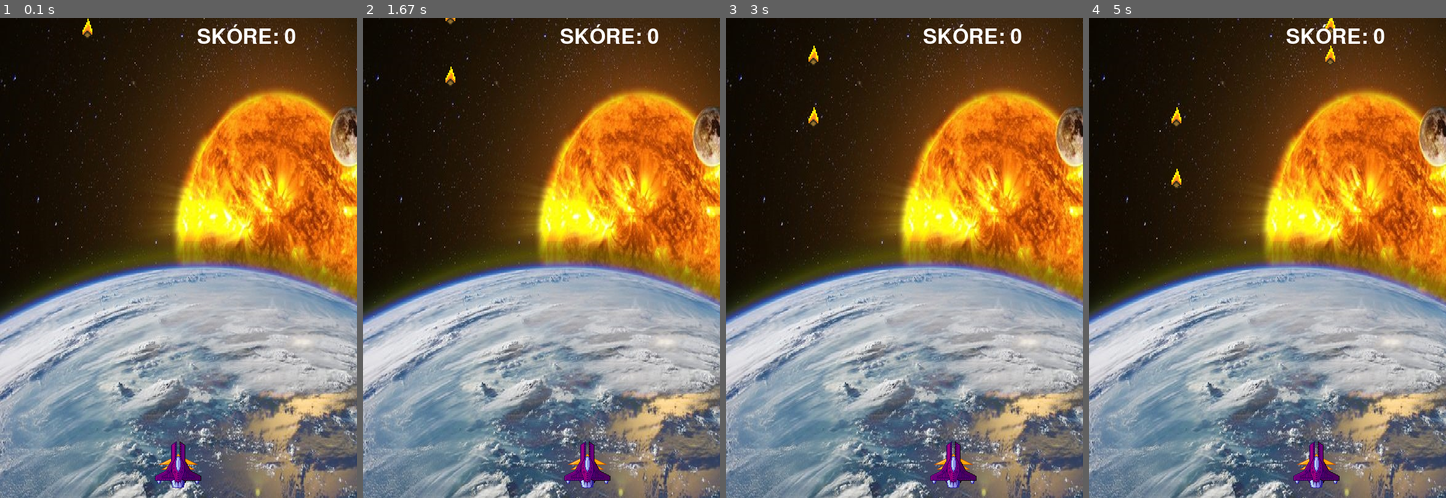
Above: before the commit, frames 1-4 (left to right).
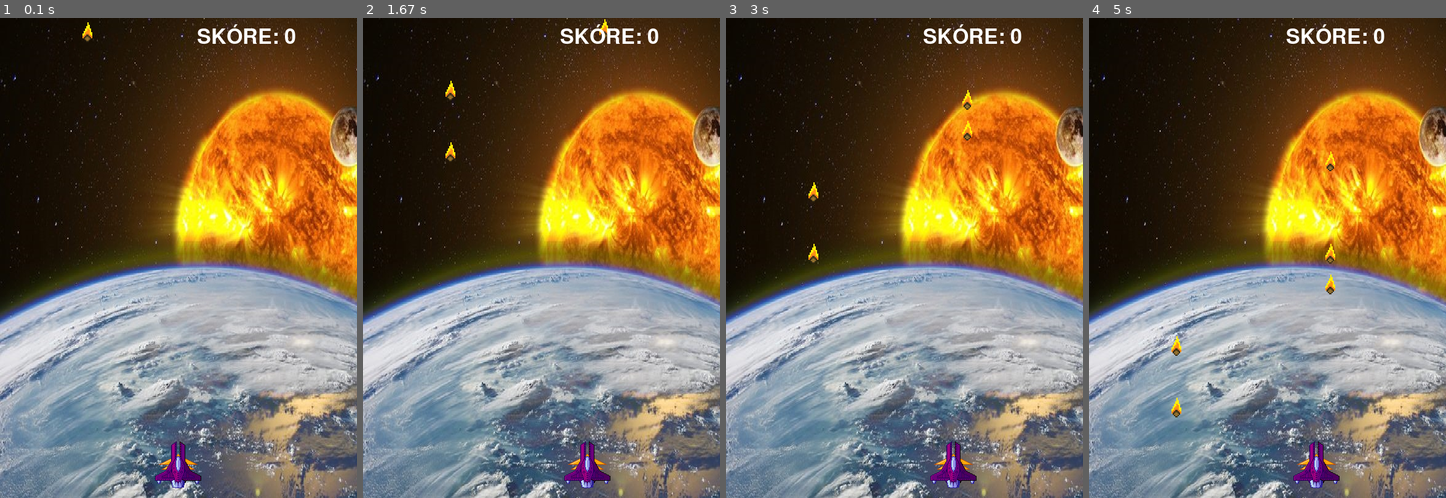
Above: after the commit, the same moments.

Repository: JanKurdila/pygame_avoid_meteors
Game: pygame game, started from main.py
Two runs of this game, one before a commit and one after it. Both use one fixed random seed, a clock stepped at 60 frames per second and the inputs below.
Inputs:
- Up to frame 1 (0.1 s): no input
- Up to frame 2 (1.67 s): hold Right 0.33-0.8 s; hold Right 0.83-1.3 s; hold Left from 1.33 s (still down)
- Up to frame 3 (3 s): release Left at 1.87 s; hold Left 1.9-2.3 s; hold Right 2.33-2.97 s
- Up to frame 4 (5 s): hold Left 3-3.47 s; hold Right 3.5-3.97 s; hold Right 4-4.47 s; hold Left from 4.5 s (still down)

The runs differ from the first frame. In frame 1, less than 0.1% of the frame differs, in the area x 23-26%, y 0-5%; in frame 2, 0.3%; in frame 3, 0.4%; in frame 4, 0.6%, in the area x 23-69%, y 0-84%.

Commit message:
11) Pridávanie ďaľšich 5 tich meteoritov + zvýšenie ich rýchlosti pádu

Diff:
--- a/Config/config.py
+++ b/Config/config.py
@@ -5,6 +5,7 @@
 POZADIE = pygame.image.load("IMAGES/pozadie.jpg")
 RAKETA = pygame.image.load("IMAGES/raketa.png")
 METEOR = pygame.image.load("IMAGES/meteor1.png")
+RYCHLOST_PADU_METEORU = 0
 
 SURADNICE_RAKETY = (250, 685)
 # SURADNICE_METEORU = (250, 30) už nepotrebujeme, lebo ich bude generovať funkcia
--- a/main.py
+++ b/main.py
@@ -37,12 +37,19 @@
     score = 0
     meteory = []
 
-    for i in range(5):
-        meteory.append(generate_meteor())
+    #for i in range(5):
+        #meteory.append(generate_meteor())
 
     while True:
         score_text = font_hry.render(f"SKÓRE: {score}", True, config.FARBA_TEXTU)
         # Ak vypnem okno, musím vypnuť pygame
+
+        if len(meteory) == 0:
+            for i in range(5):
+                meteory.append(generate_meteor())
+                config.RYCHLOST_PADU_METEORU += 1
+
+
         for event in pygame.event.get():
             if event.type == pygame.QUIT:
                 pygame.quit() # Vypnutie pygamu
@@ -55,7 +62,7 @@
 
         for meteor in meteory[:]:     #  [:] pomocou toho vytvoríme kopiu
             window.blit(meteor_image, (meteor['x'], meteor['y']))
-            meteor['y'] += 2  # Pád meteoru   # predtým sme mali def falling_meteor
+            meteor['y'] += config.RYCHLOST_PADU_METEORU
             if meteor['y'] > config.ROZLISENIE[1]:   # Pripočítavanie bodov do ukazovateľa SCORE
                 score += 1
                 meteory.remove(meteor) # Odstránenie meteoru zo zoznamu meteory ak  je mimo okna \
